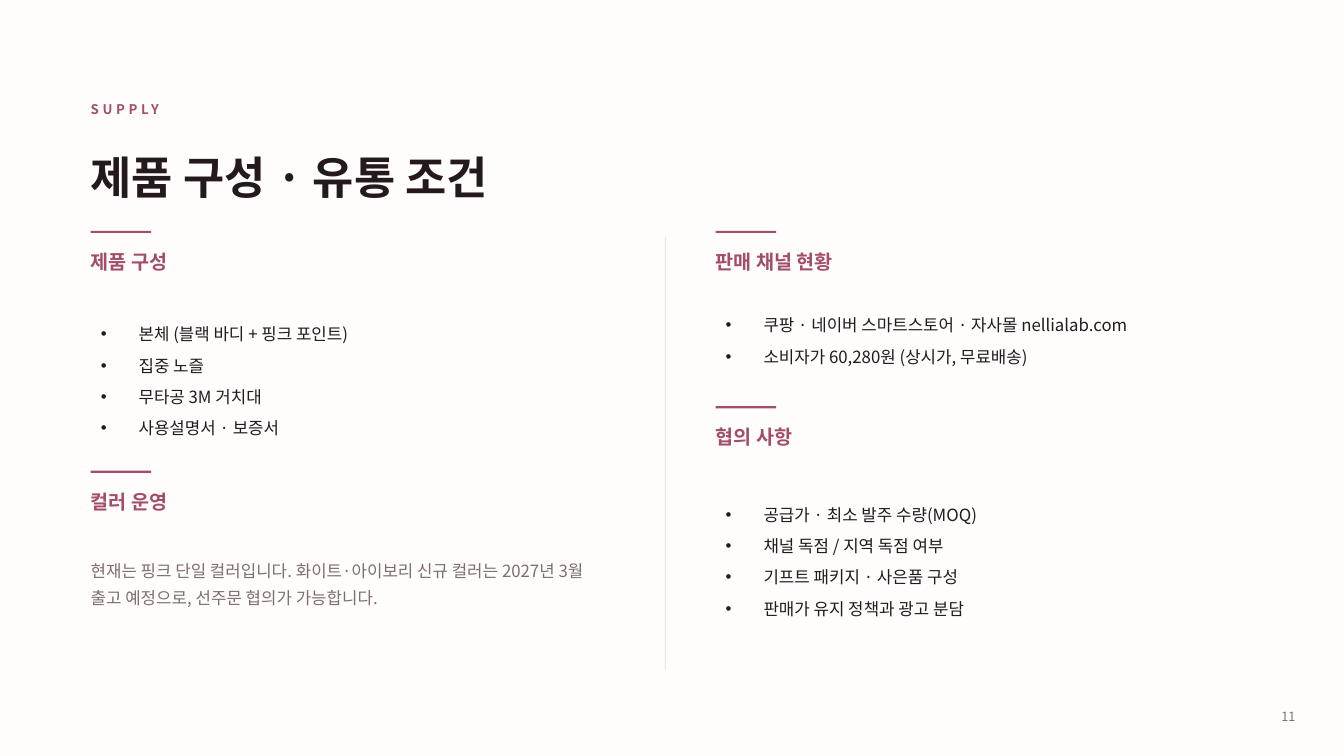
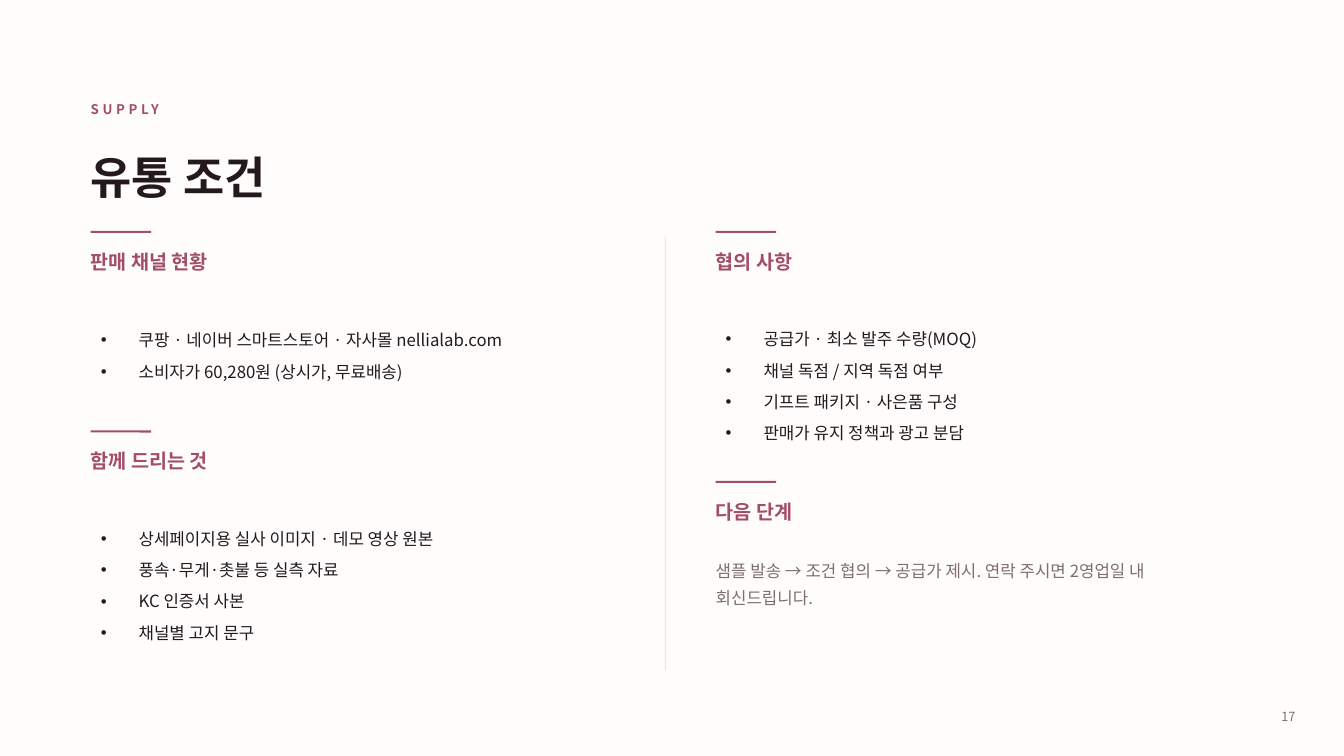
Before and after one commit to wqmn1212/nellia-order-hub, a slide deck: slide 17 of docs/넬리아_제품소개서_유통사용.pptx (slide 11 before the commit). Drawn at 1344x756 pixels with LibreOffice and Linux fonts; fonts in the diff are those of the drawing. Boxes give left, top, right and bottom in pixels: in the first picture for what was removed or moved away, otherwise in the second. Text is boxed around its words. In the diff, an @@ line names an element or a change of style, - is before the commit and + after.

```diff
--- a/docs/넬리아_제품소개서_유통사용.pptx
+++ b/docs/넬리아_제품소개서_유통사용.pptx
@@ title at (91,156,265,198): text changed @@
-제품 구성 · 유통 조건
+유통 조건
@@ text at (91,252,208,271): text changed @@
-제품 구성
+판매 채널 현황
@@ text at (716,252,792,271): text changed @@
-판매 채널 현황
+협의 사항
@@ text "쿠팡 · 네이버 스마트스토어 · ...": place and size @@
-text "쿠팡 · 네이버 스마트스토어 · ..." at (764,317,1127,366)
+text "쿠팡 · 네이버 스마트스토어 · ..." at (139,332,502,381)
@@ text "공급가 · 최소 발주 수량(MOQ)": place and size @@
-text "공급가 · 최소 발주 수량(MOQ)" at (764,507,977,617)
+text "공급가 · 최소 발주 수량(MOQ)" at (764,331,977,441)
@@ text removed at (139,326,348,436) @@
-• 본체 (블랙 바디 + 핑크 포인트)
-• 집중 노즐
-• 무타공 3M 거치대
-• 사용설명서 · 보증서
@@ line moved from (91, 472) - (151, 472) to (91, 432) - (151, 432) @@
@@ text at (91,451,208,470): text changed @@
-컬러 운영
+함께 드리는 것
@@ line moved from (716, 407) - (776, 407) to (716, 482) - (776, 482) @@
@@ text at (716,502,792,521): text changed @@
-협의 사항
+다음 단계
@@ text at (139,531,433,641): text changed; text colour #7E6E72 to #241A1E @@
-현재는 핑크 단일 컬러입니다. 화이트·아이보리 신규 컬러는 2027년 3월 출고 예정으로, 선주문 협의가 가능합니다.
+• 상세페이지용 실사 이미지 · 데모 영상 원본
+• 풍속·무게·촛불 등 실측 자료
+• KC 인증서 사본
+• 채널별 고지 문구
@@ text added at (716,563,1144,606), 12 pt, text #7E6E72 @@
+샘플 발송 → 조건 협의 → 공급가 제시. 연락 주시면 2영업일 내 회신드립니다.
@@ page number at (1281,712,1295,721): text changed @@
-11
+17
```
Also in this commit, not shown: 7 other slides changed, 6 slides added, 1 other file.
